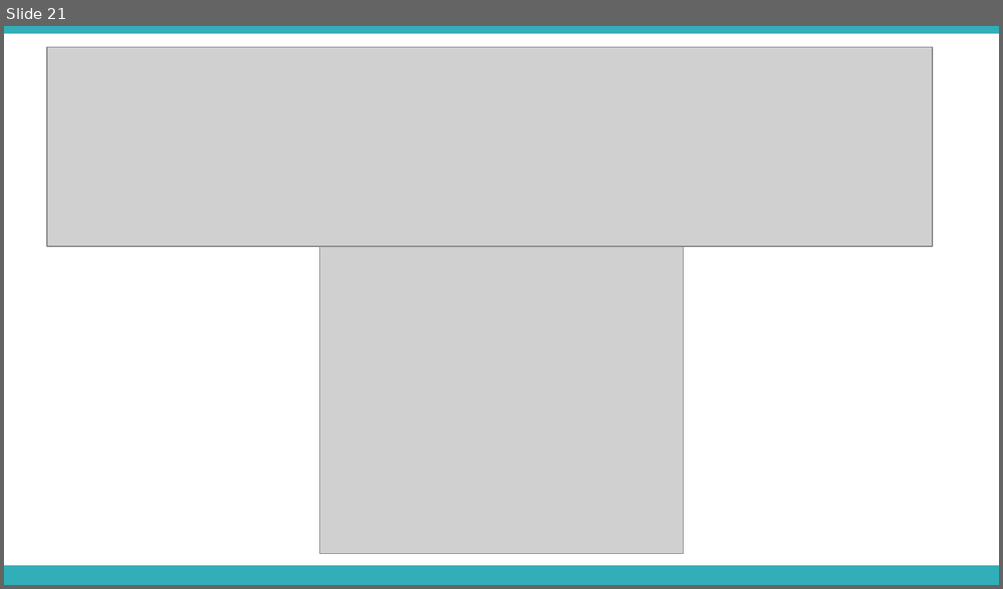
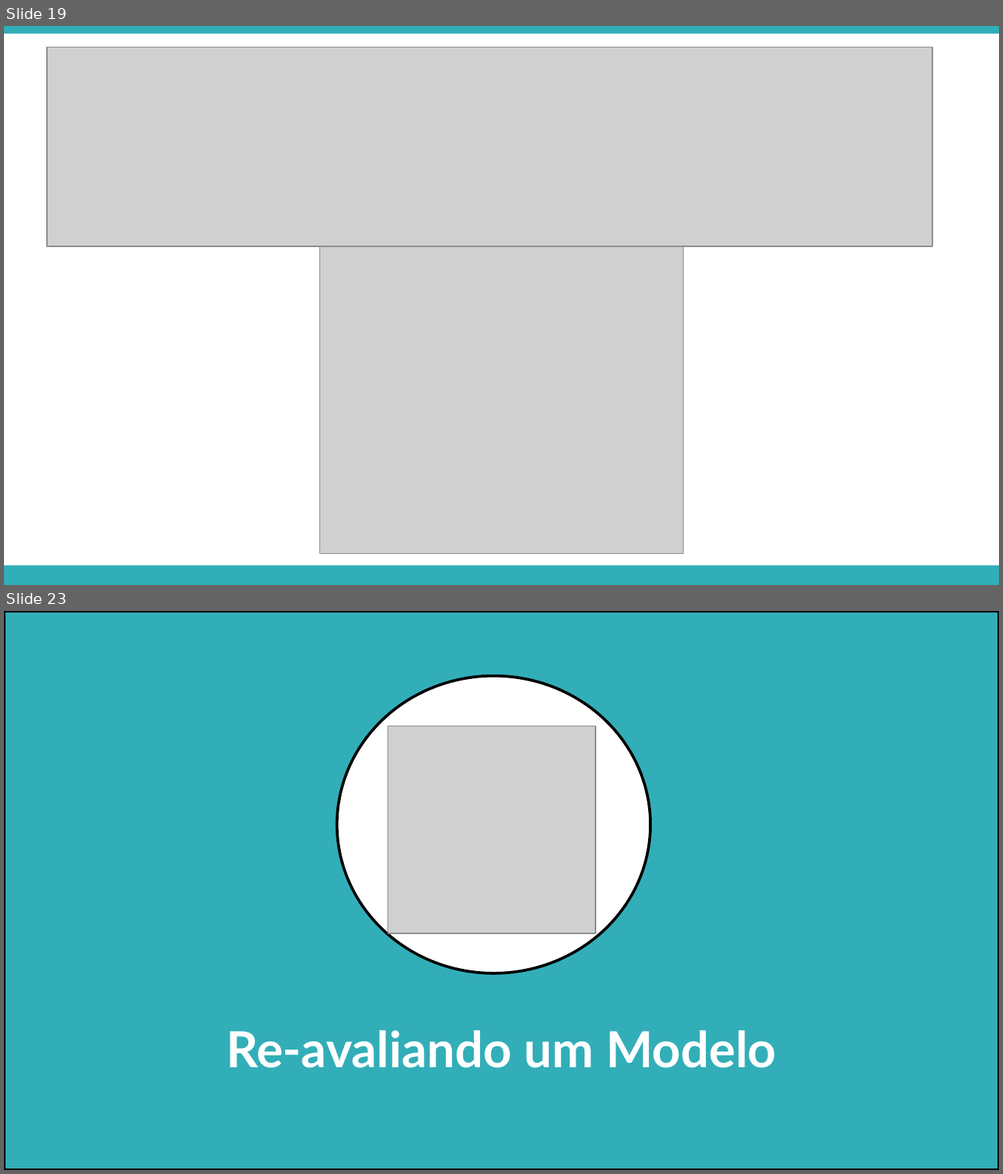
Before and after one commit to APILASTRI/coursera-stanford, a slide deck: machine-learning/notations/semana-6/presentation/09-ml-advices.pptx. Shown one above the other, each under a label of ours: slide 21 before the commit, slides 19 and 23 after it; the slides between them are not shown. The pictures are 1003x589 and 1003x1174 pixels, drawn with LibreOffice and Linux fonts; fonts in the diff are those of the drawing; grey boxes stand for pictures; background and template pictures are left out. Boxes give left, top, right and bottom in pixels: in the first picture for what was removed or moved away, otherwise in the second. Text is boxed around its words. In the diff, an @@ line names an element or a change of style, - is before the commit and + after.

```diff
--- a/machine-learning/notations/semana-6/presentation/09-ml-advices.pptx
+++ b/machine-learning/notations/semana-6/presentation/09-ml-advices.pptx
@@ slide 23 added at box(4, 611, 999, 1170), background #FFFFFF @@
@@ rectangle added at box(4, 611, 999, 1170), fill #32AEB8, outline #000000 2 pt @@
@@ ellipse added at box(337, 675, 651, 973), fill #FFFFFF, outline #000000 2 pt @@
@@ picture added at box(388, 726, 596, 934) @@
@@ text added at box(226, 1031, 776, 1068), 36 pt, text #FFFFFF, bold @@
+Re-avaliando um Modelo
@@ what was slide 21 is now slide 19 @@
```
Also in this commit, not shown: 3 slides changed, 4 other slides added, 2 slides removed, 36 other files.
